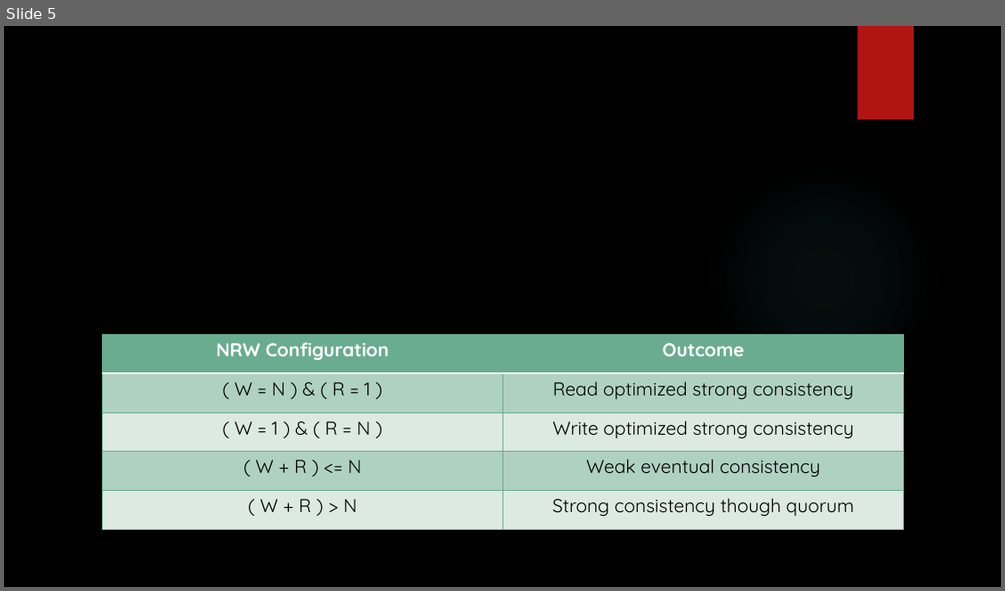
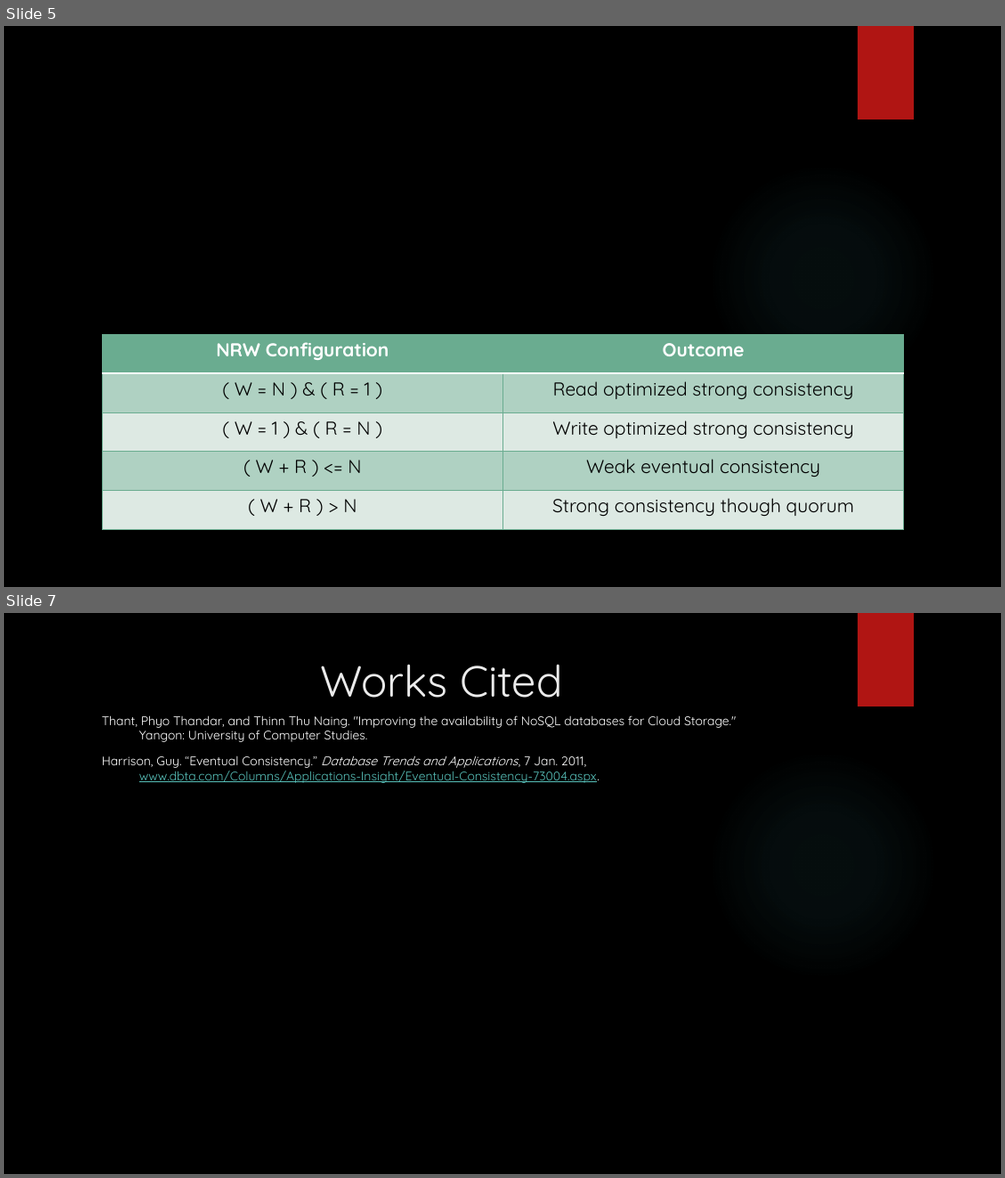
Before and after one commit to MaxWOU/cs364pptx, a slide deck: group6slidshow.pptx. Shown one above the other, each under a label of ours: slide 5 before the commit, slides 5 and 7 after it; the slides between them are not shown. The pictures are 1005x591 and 1005x1178 pixels, drawn with LibreOffice and Linux fonts; fonts in the diff are those of the drawing; background and template pictures are left out. Boxes give left, top, right and bottom in pixels: in the first picture for what was removed or moved away, otherwise in the second. Text is boxed around its words. In the diff, an @@ line names an element or a change of style, - is before the commit and + after.

```diff
--- a/group6slidshow.pptx
+++ b/group6slidshow.pptx
@@ slide 7 added at (4,613,1001,1174), background picture (left out); not listed: 2 template elements that a slide beside it also shows @@
@@ title added at (320,664,563,698), 42 pt, text #EBEBEB @@
+Works Cited
@@ text added at (102,715,736,783), 12 pt, text #FFFFFF @@
+Thant, Phyo Thandar, and Thinn Thu Naing. "Improving the availability of NoSQL databases for Cloud Storage."
+Yangon: University of Computer Studies.
+Harrison, Guy. “Eventual Consistency.” Database Trends and Applications, 7 Jan. 2011,
+www.dbta.com/Columns/Applications-Insight/Eventual-Consistency-73004.aspx.
```
Also in this commit, not shown: 2 slides changed, 1 slide removed.
